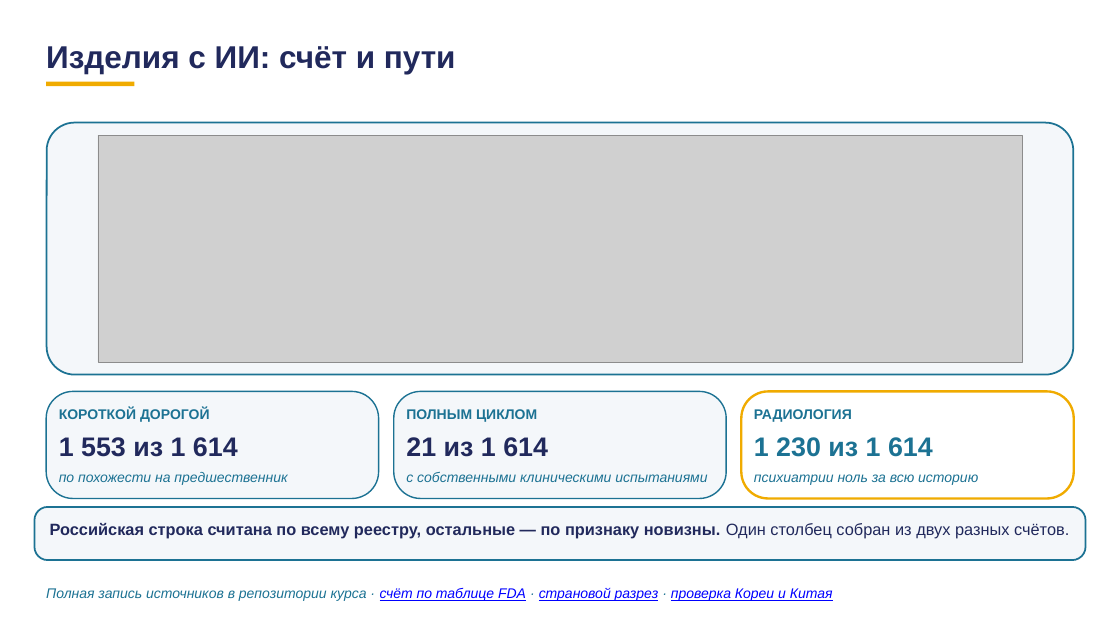
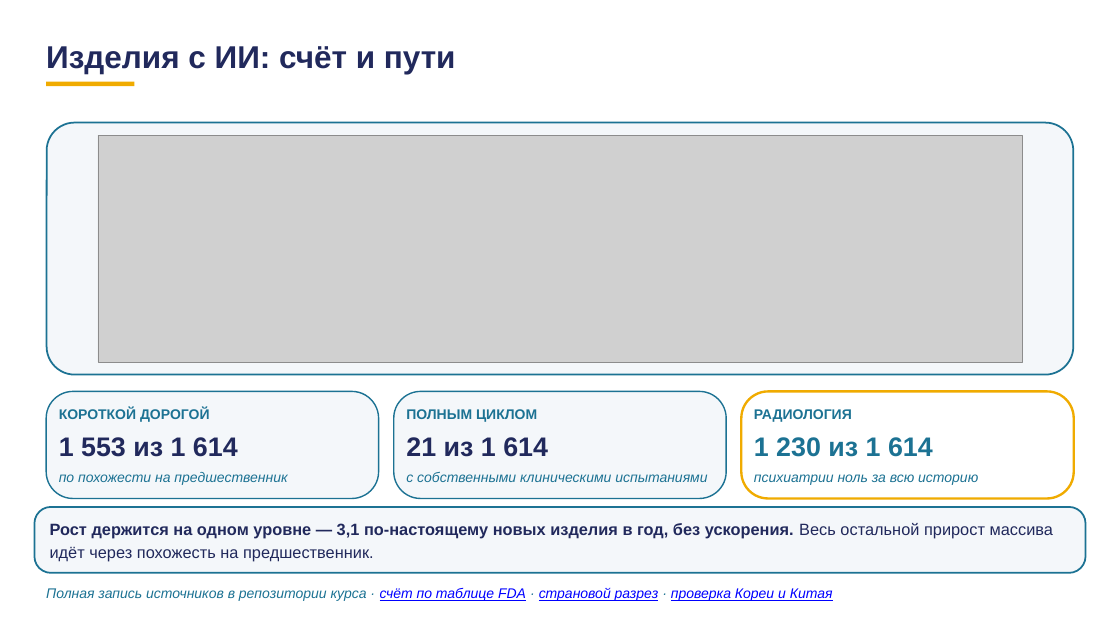
Before and after one commit to tellina-study/AI-usage-lessons, a slide deck: slide 2 of library/lectures/lec-07/rework/deck/tri-kadra-dopuska.pptx. Drawn at 1120x630 pixels with LibreOffice and Linux fonts; fonts in the diff are those of the drawing; grey boxes stand for pictures. Boxes give left, top, right and bottom in pixels: in the first picture for what was removed or moved away, otherwise in the second. Text is boxed around its words. In the diff, an @@ line names an element or a change of style, - is before the commit and + after.

```diff
--- a/library/lectures/lec-07/rework/deck/tri-kadra-dopuska.pptx
+++ b/library/lectures/lec-07/rework/deck/tri-kadra-dopuska.pptx
@@ rounded rectangle: place and size @@
-rounded rectangle at (34, 507, 1086, 560)
+rounded rectangle at (34, 507, 1086, 573)
@@ text at (50, 523, 1053, 561): text changed @@
-Российская строка считана по всему реестру, остальные — по признаку новизны. Один столбец собран из двух разных счётов.
+Рост держится на одном уровне — 3,1 по-настоящему новых изделия в год, без ускорения. Весь остальной прирост массива идёт через похожесть на предшественник.
```
Also in this commit, not shown: 1 other slide changed, 2 other files.
